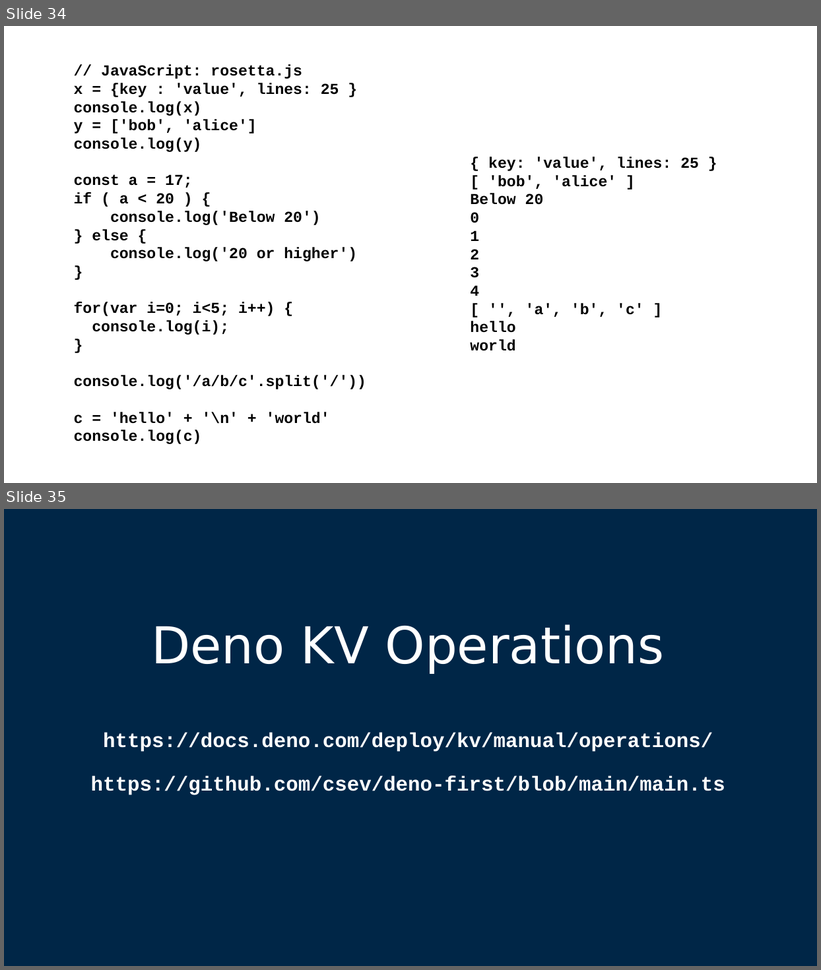
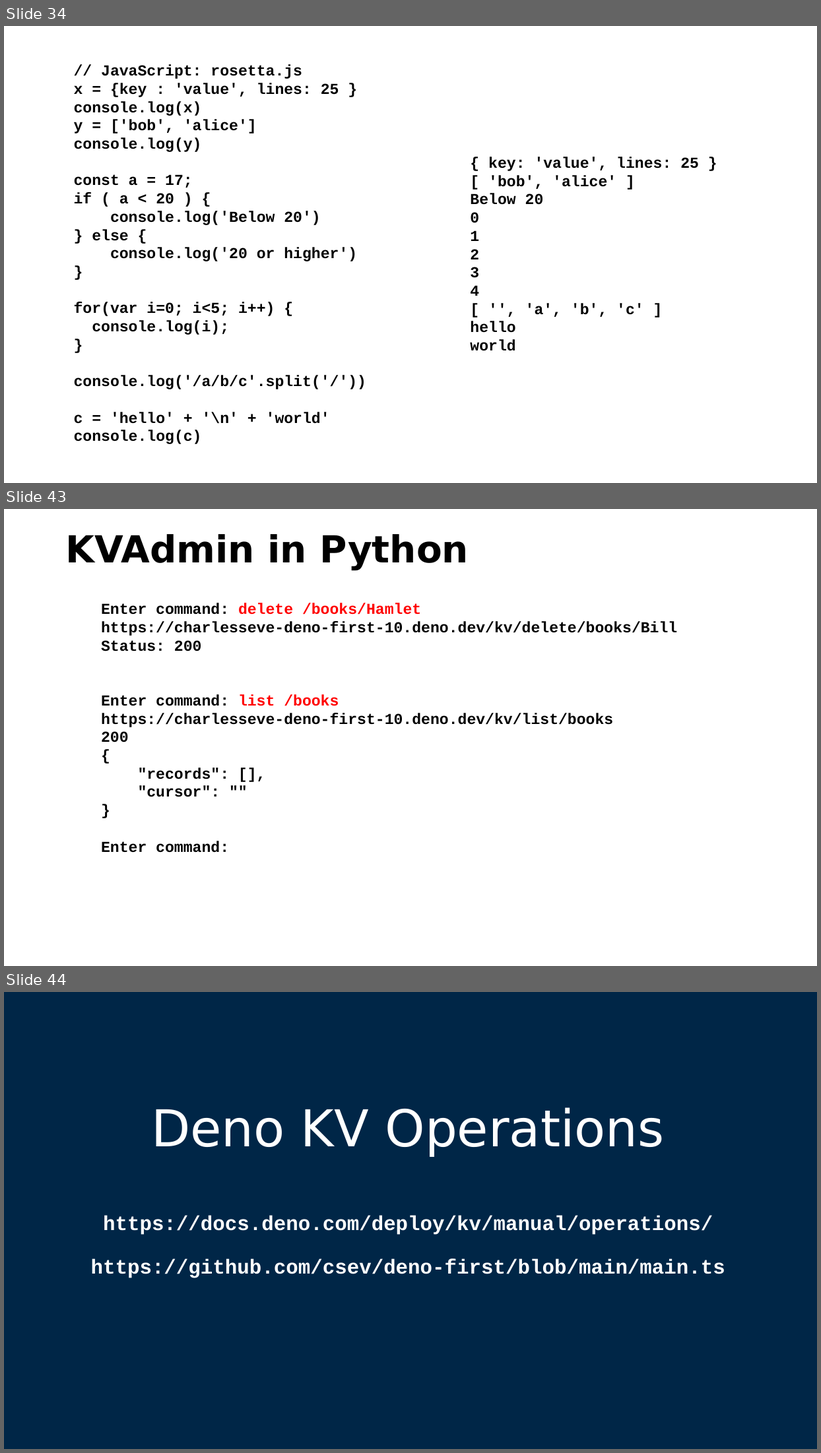
Before and after one commit to csev/pg4e, a slide deck: lectures/07-DenoKV.pptx. Shown one above the other, each under a label of ours: slides 34 and 35 before the commit, slides 34, 43 and 44 after it; the slides between them are not shown. The pictures are 821x970 and 821x1453 pixels, drawn with LibreOffice and Linux fonts; fonts in the diff are those of the drawing. Boxes give left, top, right and bottom in pixels: in the first picture for what was removed or moved away, otherwise in the second. Text is boxed around its words. In the diff, an @@ line names an element or a change of style, - is before the commit and + after.

```diff
--- a/lectures/07-DenoKV.pptx
+++ b/lectures/07-DenoKV.pptx
@@ slide 43 added at (4, 509, 817, 966), background #FFFFFF @@
@@ title added at (66, 534, 469, 570), 44 pt, text #000000, bold @@
+KVAdmin in Python
@@ text added at (101, 603, 677, 853), 18 pt, text #000000, bold @@
+Enter command: delete /books/Hamlet
+https://charlesseve-deno-first-10.deno.dev/kv/delete/books/Bill
+Status: 200
+Enter command: list /books
+https://charlesseve-deno-first-10.deno.dev/kv/list/books
+200
+{
+"records": [],
+"cursor": ""
+}
+Enter command:
@@ what was slide 35 is now slide 44 @@
```
Also in this commit, not shown: 1 slide changed, 7 other slides added, 2 other files.
